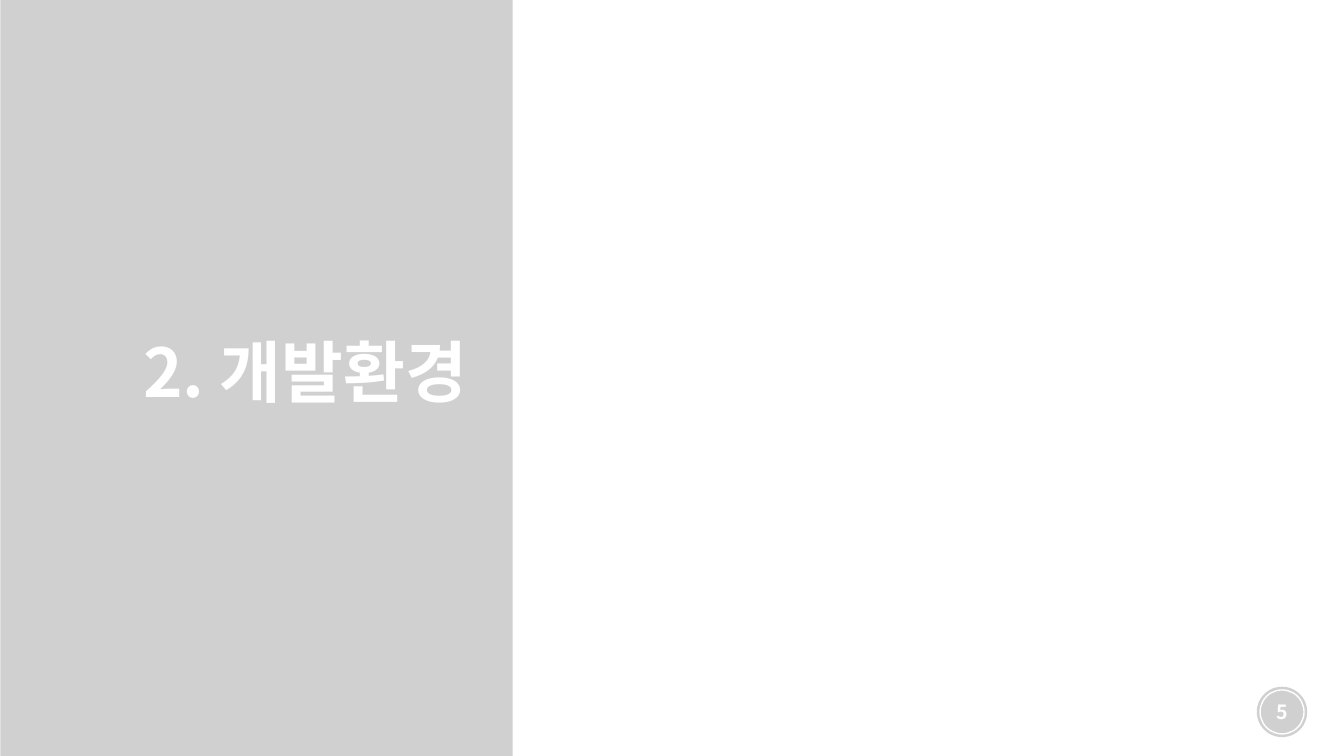
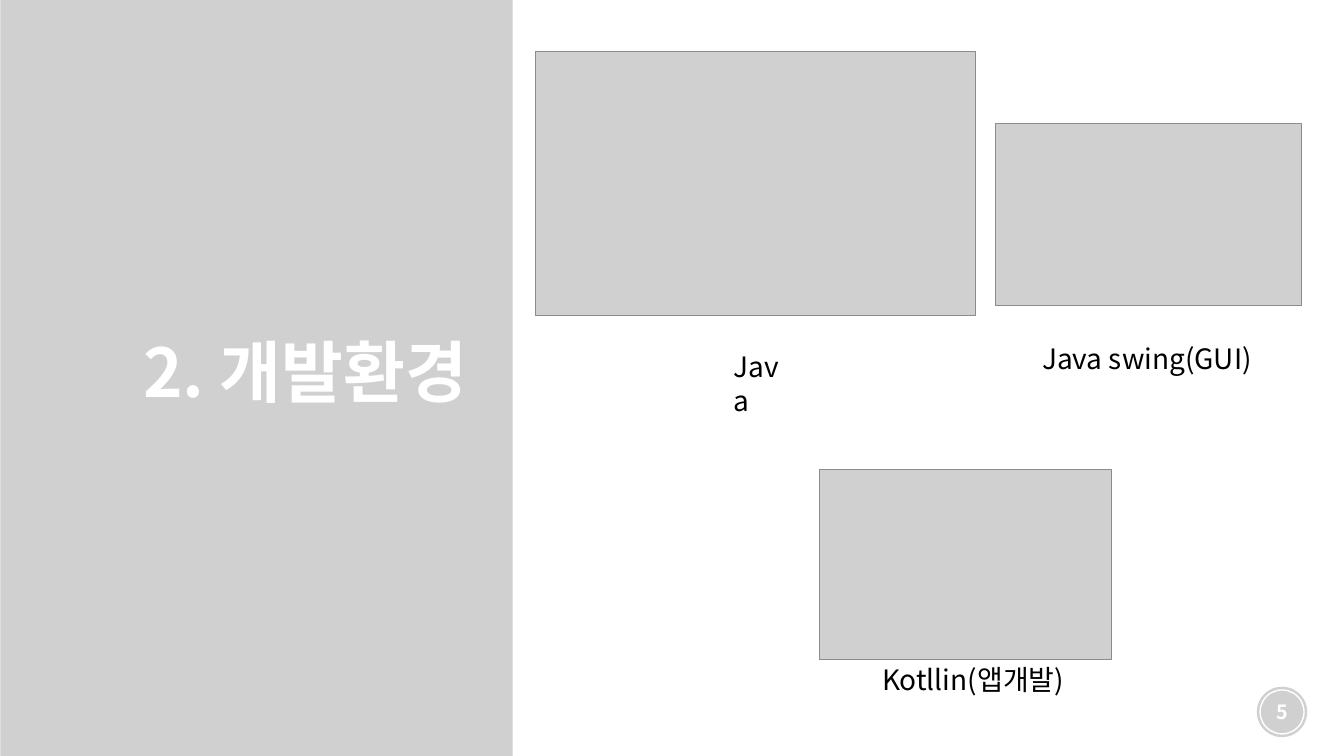
Before and after one commit to Kimminoh/work_repository, a slide deck: slide 5 of Java_Src/프로젝트/[자바프로젝트]레시피프로젝트.pptx. Drawn at 1344x756 pixels with LibreOffice and Linux fonts; fonts in the diff are those of the drawing; grey boxes stand for pictures; background and template pictures are left out. Boxes give left, top, right and bottom in pixels: in the first picture for what was removed or moved away, otherwise in the second. Text is boxed around its words. In the diff, an @@ line names an element or a change of style, - is before the commit and + after.

```diff
--- a/Java_Src/프로젝트/[자바프로젝트]레시피프로젝트.pptx
+++ b/Java_Src/프로젝트/[자바프로젝트]레시피프로젝트.pptx
@@ picture added at box(536, 51, 976, 316) @@
@@ picture added at box(996, 124, 1302, 306) @@
@@ text added at box(1042, 348, 1103, 370), 20 pt, text #000000 @@
+Java
@@ text added at box(1109, 346, 1252, 376), 20 pt, text #000000 @@
+Java swing(GUI)
@@ picture added at box(820, 470, 1112, 659) @@
@@ text added at box(882, 666, 1064, 696), 20 pt, text #000000 @@
+Kotllin(앱개발)
```
Also in this commit, not shown: 5 other slides changed, 2 slides added, 1 slide removed, 1 other file.
